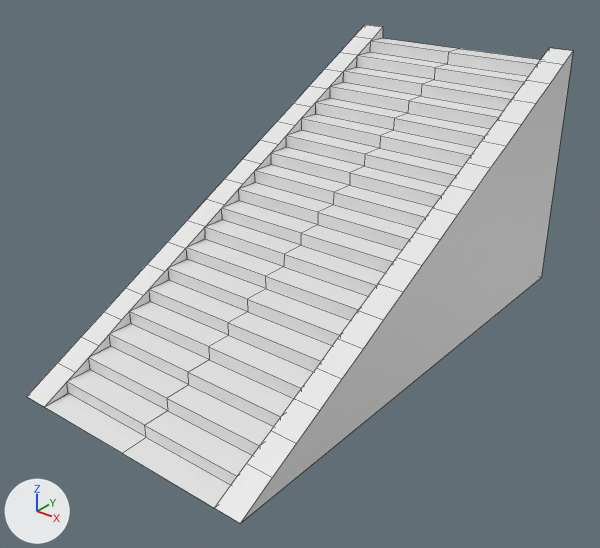
A saved change to the Blender file MazeRunner/models/stairs/stairs.blend.
The view is the same before and after, from a 50 mm camera at (4.5, -2.59, 3.29) aimed at (1.02, 1.76, 0.59). Lighting does not change. The marker at lower left points along +X, +Y and +Z. Mesh edges are drawn as thin lines.

Objects in the first picture: 'stairs1'.
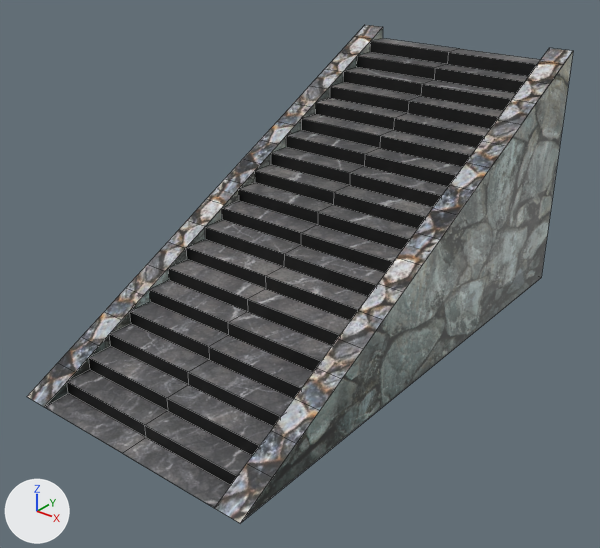
Commit message: stair model geupdate

Pixel boxes (x1, y1, x2, y2) of what changed, in the pictures (600 x 548 px):
'stairs1', recoloured (white to grey)
    both: (27, 25, 573, 523)

Edits to the bpy script that builds the scene:
```text
Add img_stairs_png:
    img_stairs_png = load_image('stairs.png', 'stairs.png', 1024, 1024, 'sRGB')
Add mat_stairs_png:
    mat_stairs_png = principled_material('stairs.png')
    mat_stairs_png.texture = img_stairs_png
Change me_cube_001_cube_001:
    where me_cube_001_cube_001.from_pydata(...)  # 121 vertices, 61 faces; spans x -1.0..0.0, y 0.0..2.0, z -4.0..0.0
    add me_cube_001_cube_001.materials.append(mat_stairs_png)  # picture img_stairs_png
```
